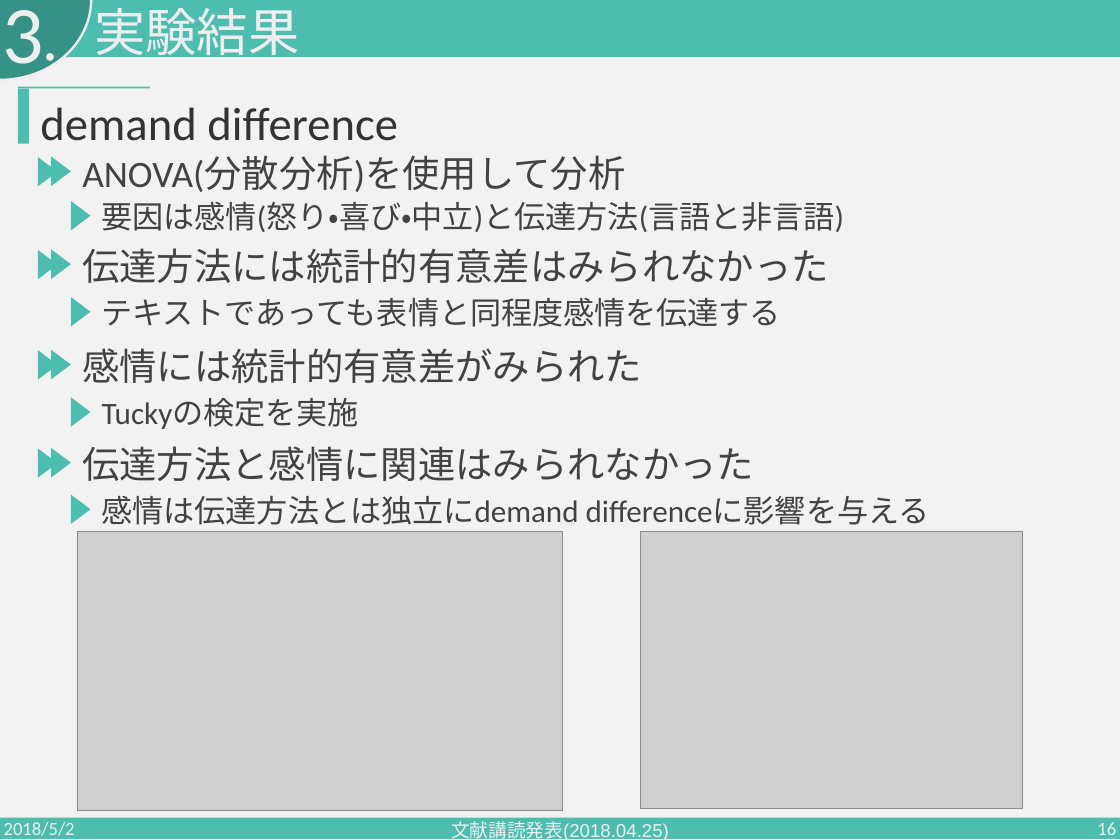
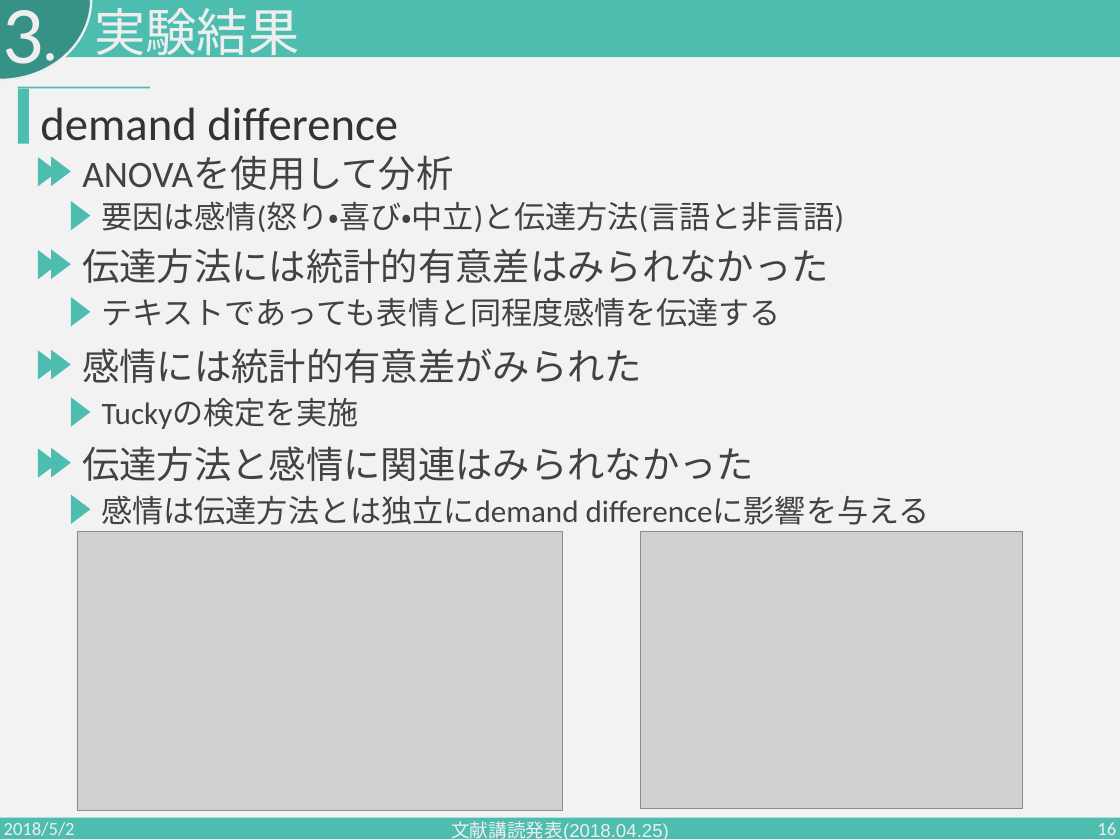
Before and after one commit to PajamaDrive/presentation, a slide deck: slide 16 of presentation_1st.pptx. Drawn at 1120x840 pixels with LibreOffice and Linux fonts; fonts in the diff are those of the drawing; grey boxes stand for pictures. Boxes give left, top, right and bottom in pixels: in the first picture for what was removed or moved away, otherwise in the second. Text is boxed around its words. In the diff, an @@ line names an element or a change of style, - is before the commit and + after.

```diff
--- a/presentation_1st.pptx
+++ b/presentation_1st.pptx
@@ text at bbox=[82, 156, 453, 190]: text changed @@
-ANOVA(分散分析)を使用して分析
+ANOVAを使用して分析
```
Also in this commit, not shown: 3 other slides changed, 2 slides added.
